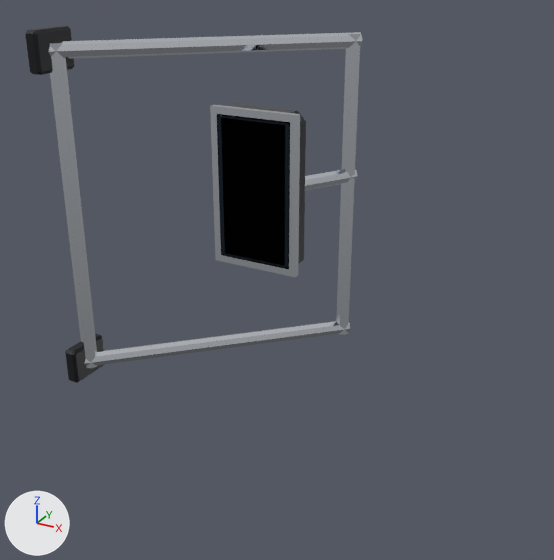
An edit to the glTF model game/assets/vehicles/dekotora/accessories/mirror_t233/mirror_stay_frame.glb, drawn before and after from the same camera.
Camera for both pictures: a camera (50 mm lens) standing at (1.127, -1.124, 0.918) and looking at (0.44, 0.125, 0.293). Every picture has the same lights, and +X, +Y and +Z are marked at lower left. The picture after the commit comes second. Where no turn or scale is listed for an object, it has been applied to the vertices. Vertices at exactly the same position are counted once.

The first picture shows 'mirror_stay_frame_chrome', 'mirror_stay_frame_deco_body', 'mirror_stay_frame_deco_mirror', 'mirror_stay_frame_deco_trim'.
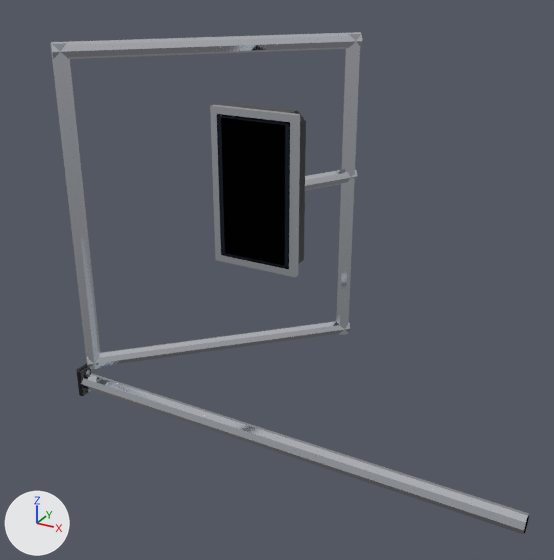
Pixel boxes (x1, y1, x2, y2) of what changed, in the pictures (554 x 560 px; the box of a moved part takes in the faces that stretch with it):
'mirror_stay_frame_chrome', reshaped
    before: (48, 32, 362, 368)
    after: (50, 32, 362, 369)
'mirror_stay_frame_PADS_chrome', added
    after: (77, 373, 529, 535)
'mirror_stay_frame_deco_trim', deleted
    before: (25, 26, 104, 383)
'mirror_stay_frame_PADF_deco_trim', added
    after: (76, 363, 91, 396)
part 1 of me_mirror_stay_frame_chrome, moved or reshaped
    before: (50, 43, 97, 368)
    after: (50, 43, 101, 369)
part 2 of me_mirror_stay_frame_chrome, moved or reshaped
    before: (48, 32, 362, 59)
    after: (51, 32, 362, 59)
part 3 of me_mirror_stay_frame_chrome, moved or reshaped
    before: (84, 321, 350, 366)
    after: (87, 321, 350, 368)

The change, as a list of edits to the scene's bpy script:
```text
Change me_mirror_stay_frame_chrome:
    used by ob_mirror_stay_frame_chrome; location = (0.0, 0.0, 0.0)
    before: 16 (0.031, -0.022, 0.731) at pixel (48, 51), 17 (0.028, -0.018, 0.742) at pixel (47, 44), 18 (0.02, -0.01, 0.747), 19 (0.012, -0.002, 0.742), 20 (0.009, 0.001, 0.731)
    before: 21 (0.012, -0.002, 0.72), 22 (0.02, -0.01, 0.715), 23 (0.028, -0.018, 0.72)
    before: 56 (0.009, 0.001, 0.06), 57 (0.012, -0.002, 0.071), 58 (0.02, -0.01, 0.076), 59 (0.028, -0.018, 0.071) at pixel (83, 358), 60 (0.031, -0.022, 0.06) at pixel (84, 363)
    before: 61 (0.028, -0.018, 0.049) at pixel (84, 367), 62 (0.02, -0.01, 0.044), 63 (0.012, -0.002, 0.049)
    remove me_mirror_stay_frame_chrome.from_pydata(...)  # 104 vertices, 128 faces; spans x 0.009..0.481, y -0.022..0.442, z 0.044..0.747
    add me_mirror_stay_frame_chrome.from_pydata(...)  # 104 vertices, 128 faces; spans x 0.019..0.481, y -0.021..0.441, z 0.044..0.747
    me_mirror_stay_frame_chrome part 1: the loose piece of 16 vertices spanning x 0.014..0.046, y -0.016..0.016, z 0.046..0.745 is moved by (0.01, 0.0, 0.0)
    me_mirror_stay_frame_chrome part 2
    add for i in [*range(16, 24)]: me_mirror_stay_frame_chrome.vertices[i].co += Vector((0.01, 0.0, 0.0))
    me_mirror_stay_frame_chrome part 3
    add for i in [*range(56, 64)]: me_mirror_stay_frame_chrome.vertices[i].co += Vector((0.01, 0.0, 0.0))
Add me_mirror_stay_frame_pads_chrome:
    me_mirror_stay_frame_pads_chrome.from_pydata([(0.0, -0.018, 0.0), (0.0, -0.013, 0.013), (0.0, 0.0, 0.018), (0.0, 0.013, 0.013), (0.0, 0.018, 0.0), (0.0, 0.013, -0.013), (0.0, 0.0, -0.018), (0.0, -0.013, -0.013), (1.0, -0.018, 0.0), (1.0, -0.013, 0.013), (1.0, 0.0, 0.018), (1.0, 0.013, 0.013), (1.0, 0.018, 0.0), (1.0, 0.013, -0.013), (1.0, 0.0, -0.018), (1.0, -0.013, -0.013)], [], [(0, 1, 9), (0, 9, 8), (1, 2, 10), (1, 10, 9), (2, 3, 11), (2, 11, 10), (3, 4, 12), (3, 12, 11), (4, 5, 13), (4, 13, 12), (5, 6, 14), (5, 14, 13), (6, 7, 15), (6, 15, 14), (7, 0, 8), (7, 8, 15)])
    me_mirror_stay_frame_pads_chrome.materials.append(mat_chrome)  # white #e6ebf2
Add me_mirror_stay_frame_padf_deco_trim:
    me_mirror_stay_frame_padf_deco_trim.from_pydata(...)  # 24 vertices, 44 faces; spans x 0.0..0.012, y -0.02..0.02, z -0.035..0.035
    me_mirror_stay_frame_padf_deco_trim.materials.append(mat_deco_trim)  # black #0b0d12
Remove ob_mirror_stay_frame_deco_trim:
    ob_mirror_stay_frame_deco_trim = bpy.data.objects.new('mirror_stay_frame_deco_trim', me_mirror_stay_frame_deco_trim)
    ob_mirror_stay_frame_deco_trim.location = (0.0, 0.0, 0.0)
Add ob_mirror_stay_frame_pads_chrome:
    ob_mirror_stay_frame_pads_chrome = bpy.data.objects.new('mirror_stay_frame_PADS_chrome', me_mirror_stay_frame_pads_chrome)
    ob_mirror_stay_frame_pads_chrome.location = (0.0, 0.0, 0.0)
Add ob_mirror_stay_frame_padf_deco_trim:
    ob_mirror_stay_frame_padf_deco_trim = bpy.data.objects.new('mirror_stay_frame_PADF_deco_trim', me_mirror_stay_frame_padf_deco_trim)
    ob_mirror_stay_frame_padf_deco_trim.location = (0.0, 0.0, 0.0)
```
